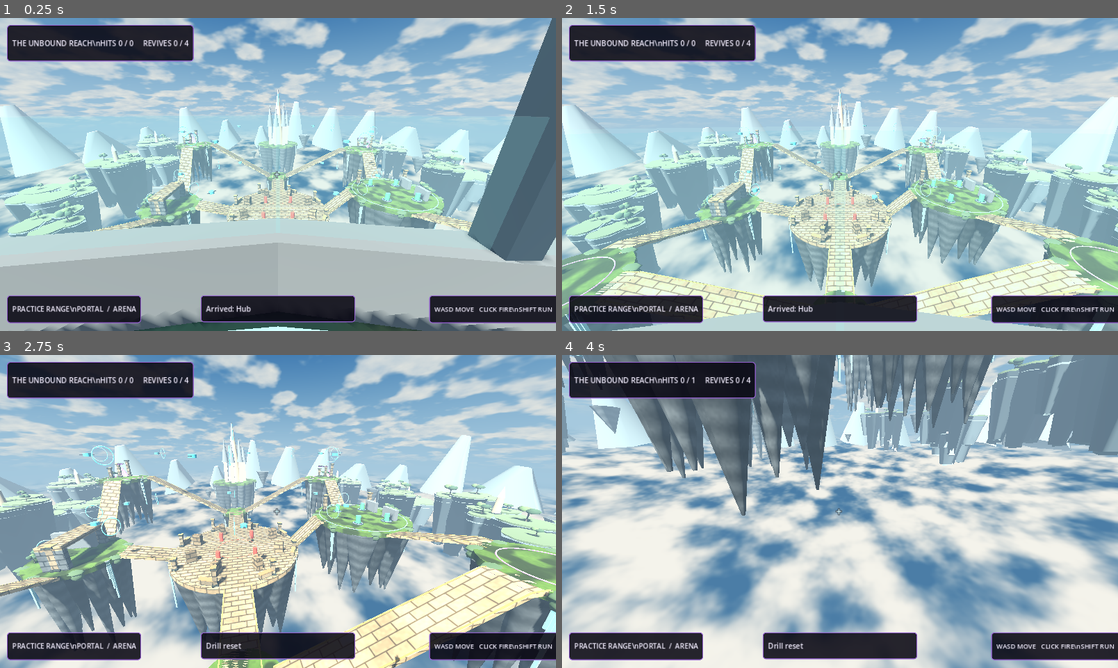
Above: before the commit, frames 1-4 (two rows, left to right).
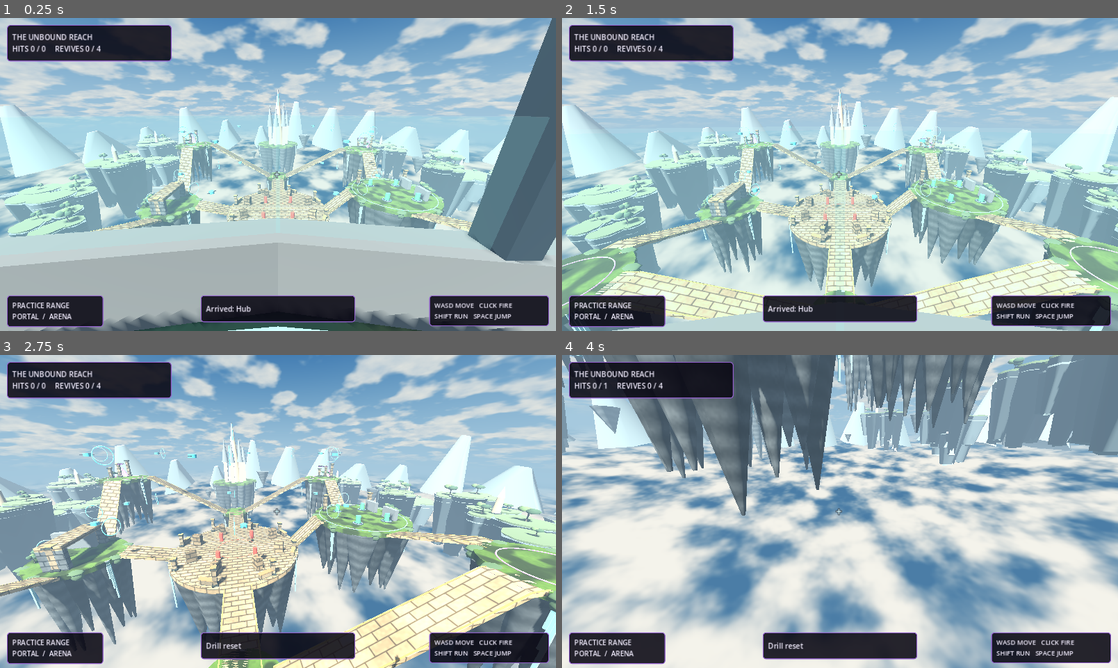
Above: after the commit, the same moments.

Repository: brysonandtiff-ops/AETHERFALL---REALMS-COLLIDE---HORIZEN-GAME-ENGINE-PROTOTYPE
Game: Godot game, scene res://scenes/bootstrap/main.tscn
Two runs of this game, one before a commit and one after it. Both use one fixed random seed, a clock stepped at 60 frames per second and the inputs below.
Inputs (mouse positions are in pixels of both pictures, inside the frame that each line leads up to):
- Up to frame 1 (0.25 s): no input
- Up to frame 2 (1.5 s): tap Enter at 0.5 s; move the mouse to (962, 158) at 0.52 s; hold D 0.53-1.28 s; tap E at 0.6 s; click (962, 158) at 0.67 s; tap Space at 0.77 s; move the mouse to (812, 174) at 1.27 s; hold W from 1.28 s (still down); tap R at 1.35 s
- Up to frame 3 (2.75 s): keep holding W; tap Space at 1.52 s; move the mouse to (289, 505) at 2.02 s; tap T at 2.1 s
- Up to frame 4 (4 s): keep holding W; move the mouse to (834, 517) at 2.77 s; tap Shift at 2.85 s; click (834, 517) at 2.92 s; tap Space at 3.02, 3.77 s; move the mouse to (878, 514) at 3.52 s; tap E at 3.6 s

The runs differ from the first frame. In frame 1, 3.4% of the frame differs, in the area x 1-100%, y 2-99%; in frame 2, 3.4%; in frame 3, 3.4%; in frame 4, 3.4%.

Commit message:
fix(hud): render real line breaks in runtime panels instead of literal backslash-n glyphs

Diff:
--- a/game/scenes/levels/realms/unbound_reach/range.gd
+++ b/game/scenes/levels/realms/unbound_reach/range.gd
@@ -333,14 +333,14 @@
 	elif nearest(pods,3.0)>=0: ctx = use_key+"   Revive / heal ally"
 	elif player.position.distance_to(Vector3(-36,3,1))<3.5: ctx = use_key+"   Return to Hero Hub"
 	elif clock<notice_until: ctx = notice
-	var hints := "WASD MOVE   CLICK FIRE\\nSHIFT RUN   SPACE JUMP"
+	var hints := "WASD MOVE   CLICK FIRE\nSHIFT RUN   SPACE JUMP"
 	if pad.active:
-		hints = "%s AIM   %s FIRE\\n%s JUMP   %s USE" % [pad.glyph("Aim"),pad.glyph("Fire"),pad.glyph("Jump"),use_key]
-	var text := "THE UNBOUND REACH\\nHITS %d / %d     REVIVES %d / 4" % [hits,shots,rescued]
+		hints = "%s AIM   %s FIRE\n%s JUMP   %s USE" % [pad.glyph("Aim"),pad.glyph("Fire"),pad.glyph("Jump"),use_key]
+	var text := "THE UNBOUND REACH\nHITS %d / %d     REVIVES %d / 4" % [hits,shots,rescued]
 	if text!=previous_hud:
 		hud.text = text
 		previous_hud = text
-	portal_hint.text = "PRACTICE RANGE\\nPORTAL  /  "+DEST[destination].to_upper()
+	portal_hint.text = "PRACTICE RANGE\nPORTAL  /  "+DEST[destination].to_upper()
 	control_hint.text = hints
 	action_hint.text = ctx if not ctx.is_empty() else ("MENU  •  CONTROLS" if pad.active else "E  •  INTERACT")
 	sight.add_theme_color_override("font_color",Color("ce8dff") if pad.aiming() else Color("d6faff"))
